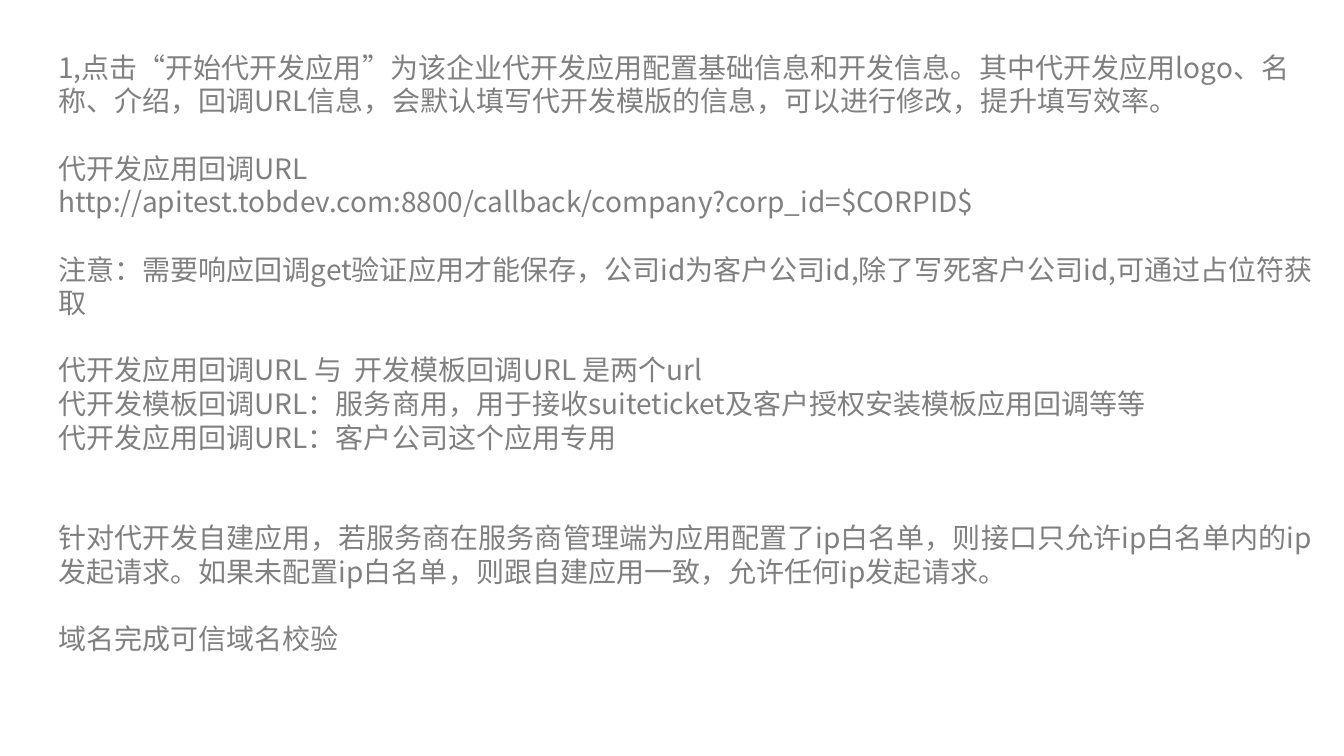
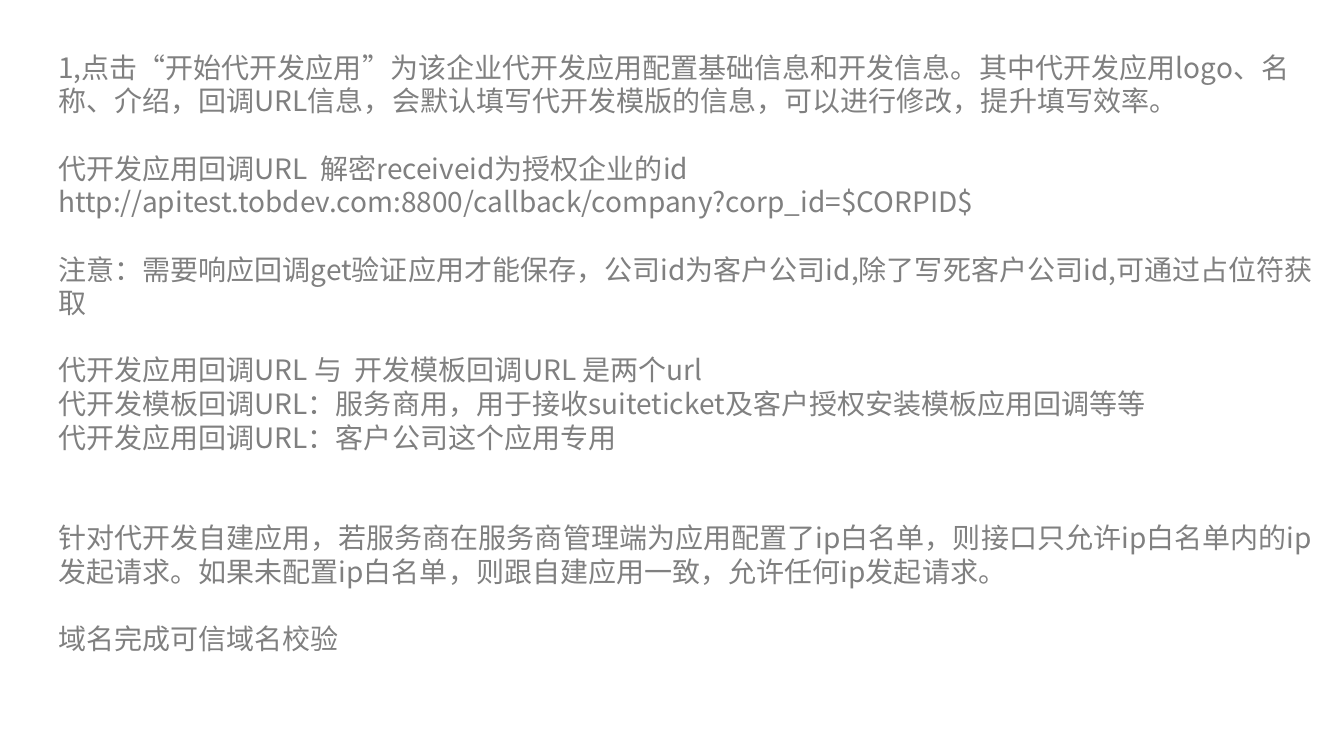
Before and after one commit to liyuexi/qywx-inner-java, a slide deck: slide 12 of 企业微信开发自建应用代开发篇.pptx (slide 10 before the commit). Drawn at 1344x756 pixels with LibreOffice and Linux fonts; fonts in the diff are those of the drawing. Boxes give left, top, right and bottom in pixels: in the first picture for what was removed or moved away, otherwise in the second. Text is boxed around its words. In the diff, an @@ line names an element or a change of style, - is before the commit and + after.

Commit message:
自建应用代开发小程序教程ppt

```diff
--- a/企业微信开发自建应用代开发篇.pptx
+++ b/企业微信开发自建应用代开发篇.pptx
@@ text at (x1=58, y1=155, x2=688, y2=181): text changed @@
-代开发应用回调URL
+代开发应用回调URL 解密receiveid为授权企业的id
```
Also in this commit, not shown: 1 other slide changed, 7 slides added.
